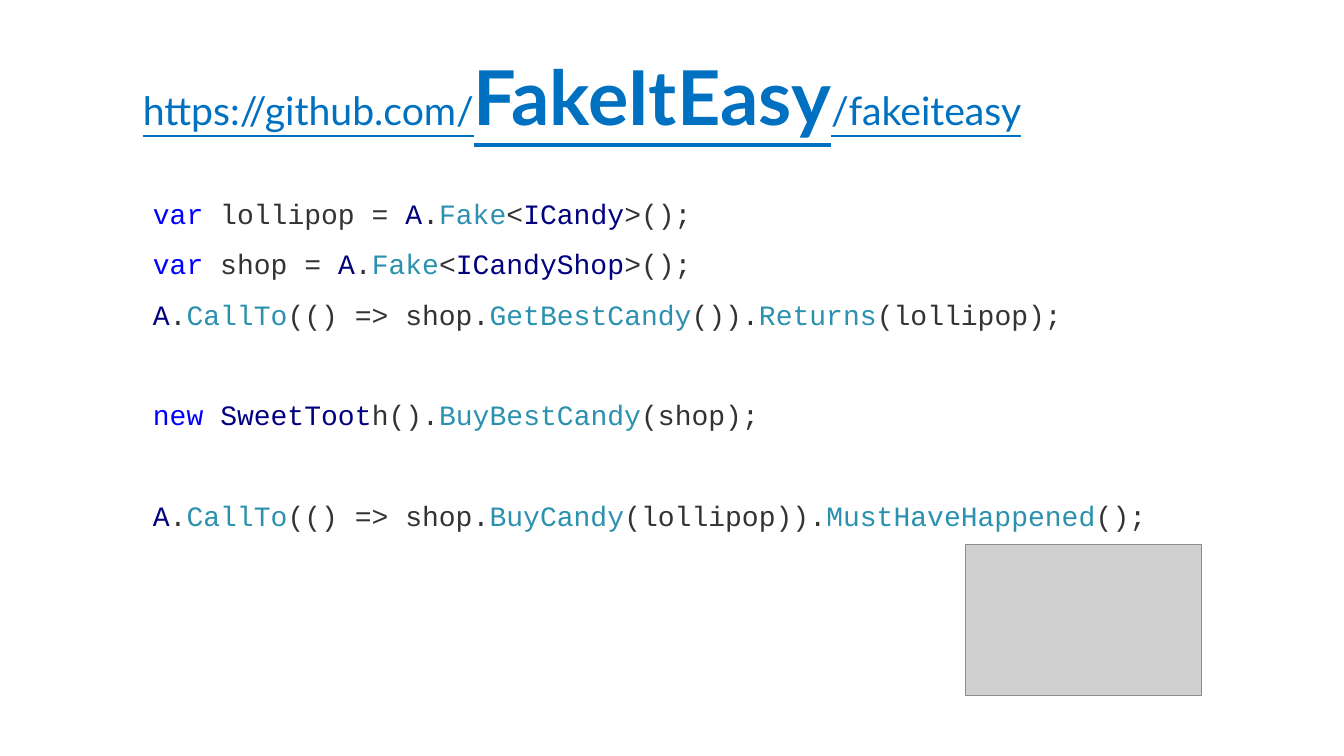
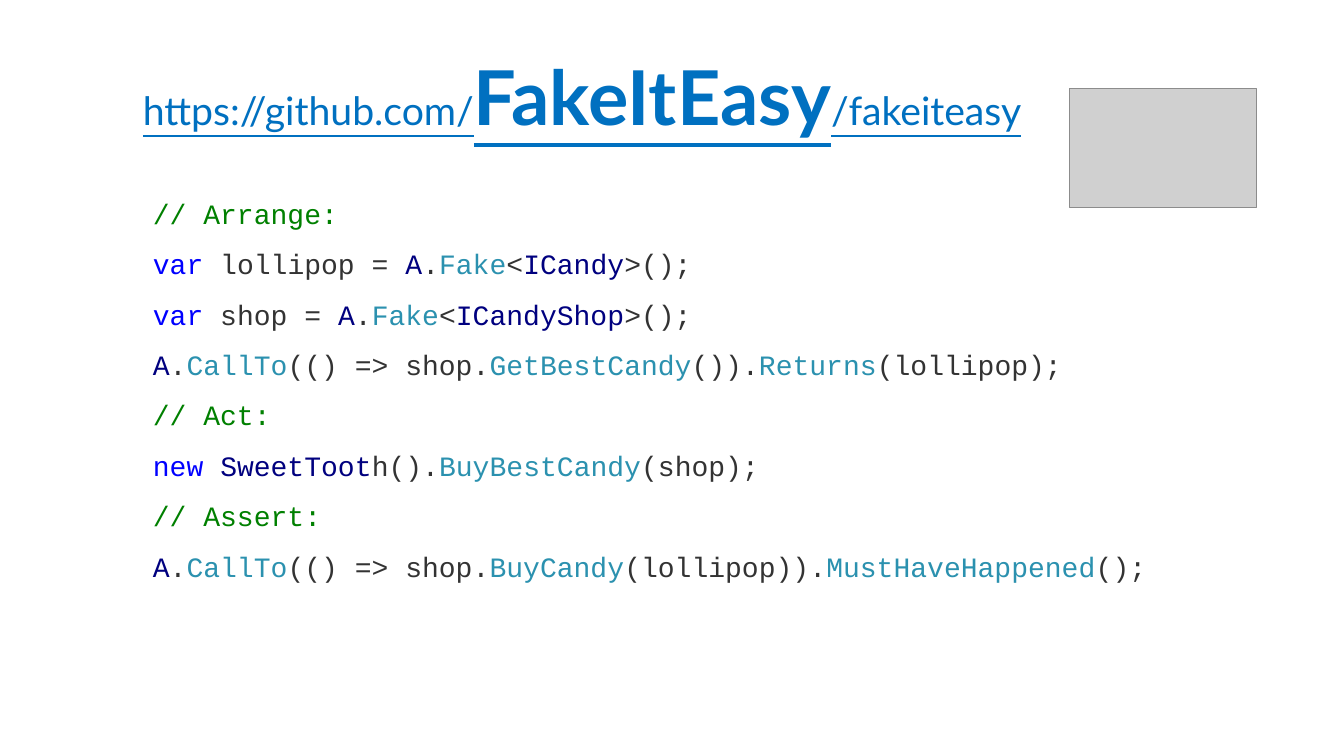
Before and after one commit to kontur-courses/mocks, a slide deck: slide 3 of mocks.pptx. Drawn at 1344x756 pixels with LibreOffice and Linux fonts; fonts in the diff are those of the drawing; grey boxes stand for pictures. Boxes give left, top, right and bottom in pixels: in the first picture for what was removed or moved away, otherwise in the second. Text is boxed around its words. In the diff, an @@ line names an element or a change of style, - is before the commit and + after.

```diff
--- a/mocks.pptx
+++ b/mocks.pptx
@@ picture: place and size @@
-picture at (966,545,1202,696)
+picture at (1070,88,1257,208)
@@ text at (203,205,338,230): paragraph added @@
+// Arrange:
@@ text at (203,406,270,426): paragraph added @@
+// Act:
@@ text at (203,507,321,527): paragraph added @@
+// Assert:
```
Also in this commit, not shown: 1 other slide changed, 1 slide added, 1 slide removed.
